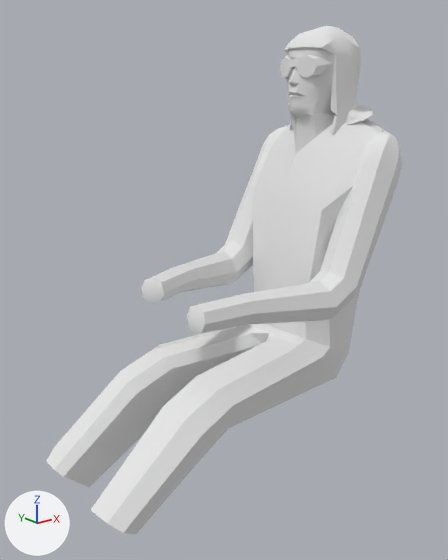
Two versions of the Blender file Models/Pilot/pilot.blend, one commit apart.
Both versions are drawn from a 50 mm camera at (-0.661, -1.108, 0.789) aimed at (0.224, -0.002, 0.347). Lighting does not change. The marker at lower left points along +X, +Y and +Z.

Names of what the first picture shows: 'pilot_1'.
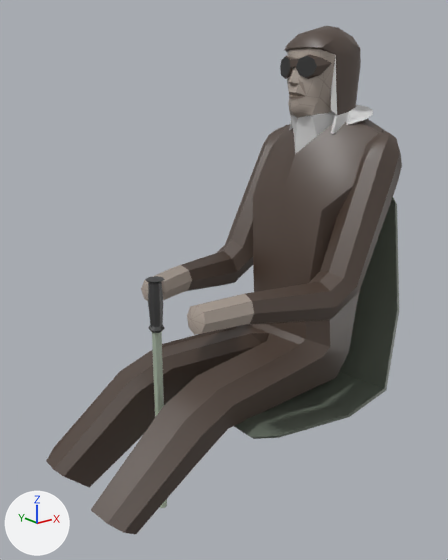
The newer file is also turned or shifted as a whole; pictures and numbers use the older file's frame.

What differs and where, as boxes (x1, y1, x2, y2) in the pictures (448 x 560 px):
'pilot_1', surface changed
    both: (46, 26, 402, 534)
'Seat', added (black)
    after: (234, 197, 399, 439)
'Yoke.front', added
    after: (146, 276, 167, 508)

The change, as a diff of the scene's bpy script:
```diff
--- a/Models/Pilot/pilot.blend.py
+++ b/Models/Pilot/pilot.blend.py
@@ img_pilot_png @@
+img_pilot_png = load_image('pilot.png', 'pilot.png', 256, 256, 'sRGB')
@@ mat_gloss @@
-mat_gloss = diffuse_material('gloss')
-mat_gloss.base_color = (0.8, 0.8, 0.8)  # white #e7e7e7
+mat_gloss = principled_material('gloss')
+mat_gloss.texture = img_pilot_png
+mat_gloss.specular_ior_level = 1.0
@@ me_tube_012 @@
+me_tube_012.from_pydata(...)  # 57 vertices, 56 faces; spans x 0.01..0.054, y -0.198..0.388, z -0.022..0.022
+me_tube_012.polygons.foreach_set('use_smooth', [True] * 56)
+me_tube_012.materials.append(mat_gloss)  # picture img_pilot_png
@@ me_mesh_001 @@
+me_mesh_001.from_pydata(...)  # 64 vertices, 62 faces; spans x 0.149..0.659, y 0.002..0.567, z -0.245..0.245
+me_mesh_001.polygons.foreach_set('use_smooth', [True] * 62)
+me_mesh_001.materials.append(mat_gloss)  # picture img_pilot_png
@@ ob_yoke_front @@
+ob_yoke_front = bpy.data.objects.new('Yoke.front', me_tube_012)
+ob_yoke_front.location = (0.0, 0.0, 0.0)
+ob_yoke_front.rotation_euler = (1.571, 0.0, 0.0)  # degrees (90, 0, 0)
+ob_yoke_front.show_transparent = True
@@ ob_seat @@
+ob_seat = bpy.data.objects.new('Seat', me_mesh_001)
+ob_seat.location = (0.0, 0.0, 0.0)
+ob_seat.rotation_euler = (1.571, 0.0, 0.0)  # degrees (90, 0, 0)
+ob_seat.show_transparent = True
```
